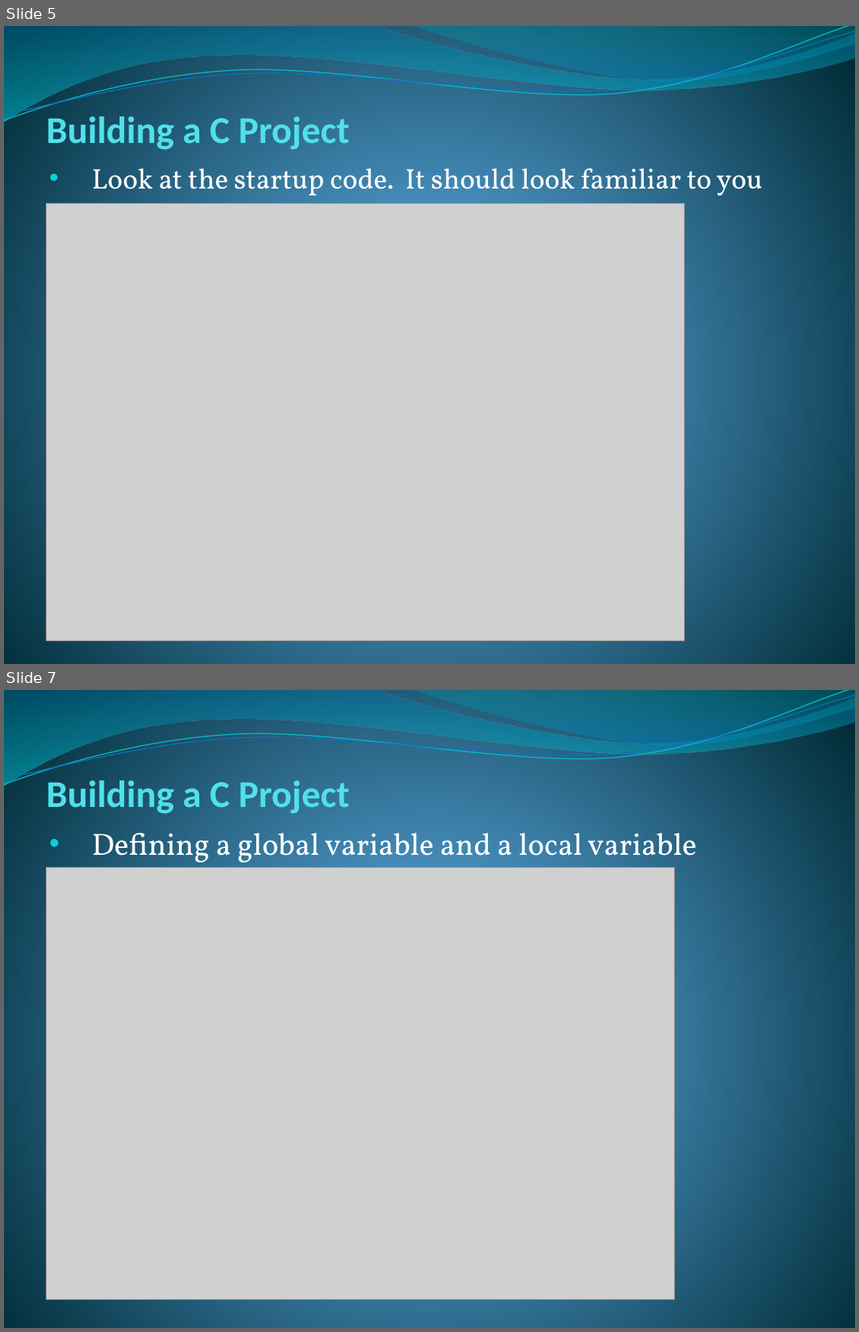
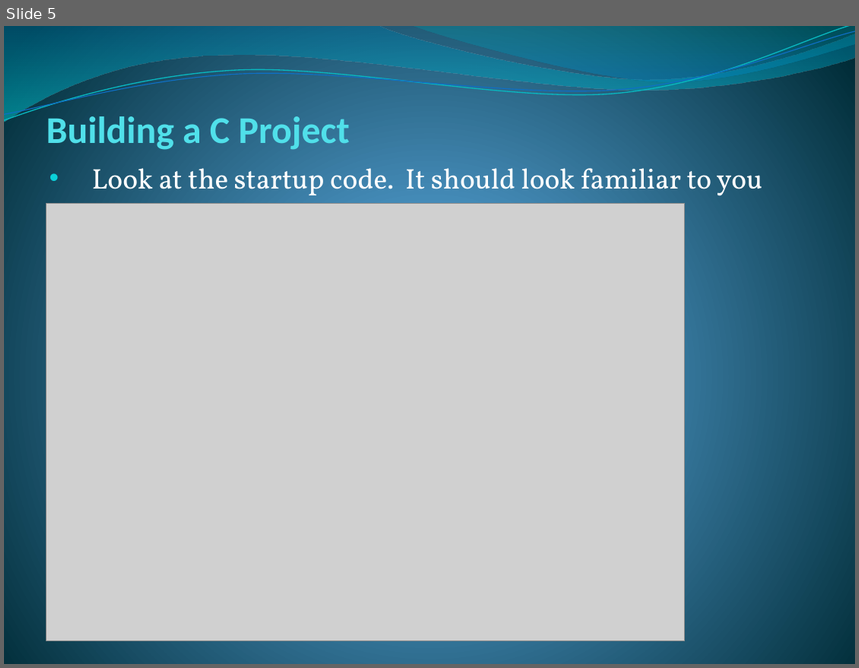
Before and after one commit to ense-352/ense-352-Lab, a slide deck: Lab-5/Building_A_C_Project.pptx. Shown one above the other, each under a label of ours: slides 5 and 7 before the commit, slide 5 after it; the slides between them are not shown. The pictures are 859x1332 and 859x668 pixels, drawn with LibreOffice and Linux fonts; fonts in the diff are those of the drawing; grey boxes stand for pictures. Boxes give left, top, right and bottom in pixels: in the first picture for what was removed or moved away, otherwise in the second. Text is boxed around its words. In the diff, an @@ line names an element or a change of style, - is before the commit and + after.

```diff
--- a/Lab-5/Building_A_C_Project.pptx
+++ b/Lab-5/Building_A_C_Project.pptx
@@ slide 7 removed at (4,690,855,1328), background gradient #4AA0D6 to #4C98C7 to #002C38; not listed: 4 template elements that a slide beside it also shows @@
@@ title removed at (47,780,350,814) @@
-Building a C Project
@@ subtitle removed at (92,833,697,869) @@
-• Defining a global variable and a local variable
@@ picture removed at (47,867,675,1300) @@
```
Also in this commit, not shown: 4 slides added, 1 other slide removed.
